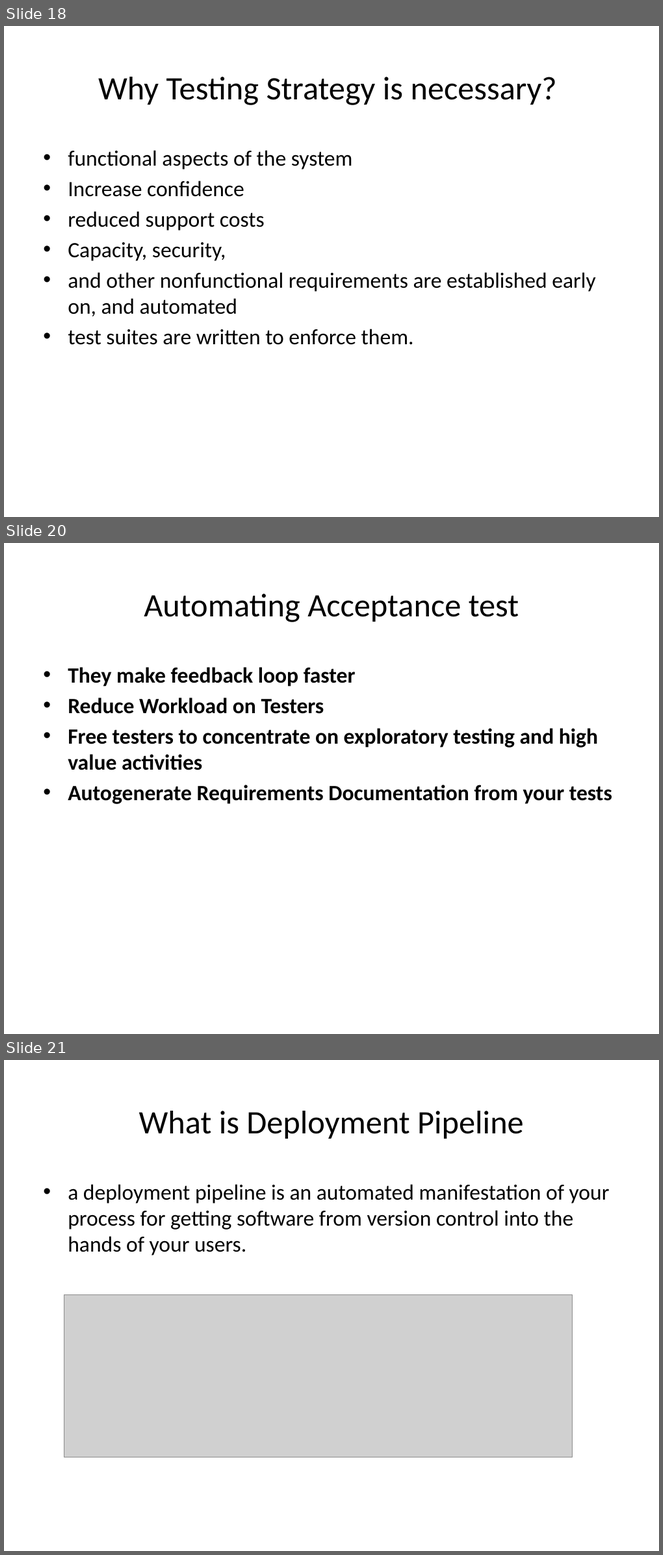
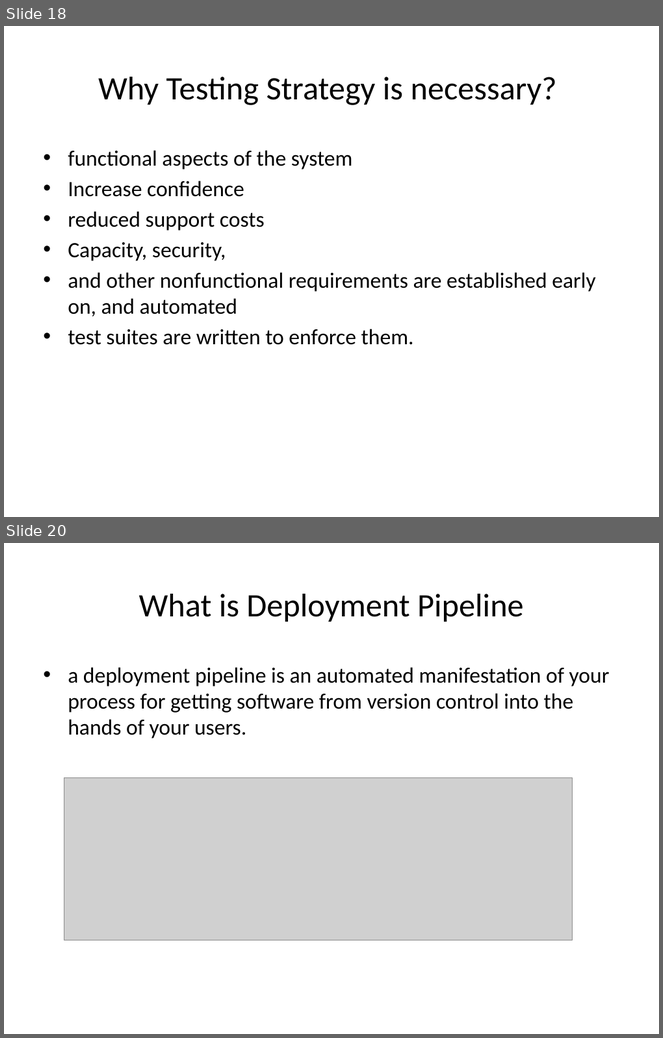
Before and after one commit to tanyas23/CD, a slide deck: CD.pptx. Shown one above the other, each under a label of ours: slides 18, 20 and 21 before the commit, slides 18 and 20 after it; the slides between them are not shown. The pictures are 663x1555 and 663x1038 pixels, drawn with LibreOffice and Linux fonts; fonts in the diff are those of the drawing; grey boxes stand for pictures. Boxes give left, top, right and bottom in pixels: in the first picture for what was removed or moved away, otherwise in the second. Text is boxed around its words. In the diff, an @@ line names an element or a change of style, - is before the commit and + after.

```diff
--- a/CD.pptx
+++ b/CD.pptx
@@ slide 20 removed at <box>4,543,659,1034</box>, background #FFFFFF @@
@@ title removed at <box>144,594,519,622</box> @@
-Automating Acceptance test
@@ text removed at <box>68,667,612,804</box> @@
-• They make feedback loop faster
-• Reduce Workload on Testers
-• Free testers to concentrate on exploratory testing and high value activities
-• Autogenerate Requirements Documentation from your tests
@@ what was slide 21 is now slide 20 @@
```
Also in this commit, not shown: 3 slides changed, 1 slide added, 1 other slide removed.
